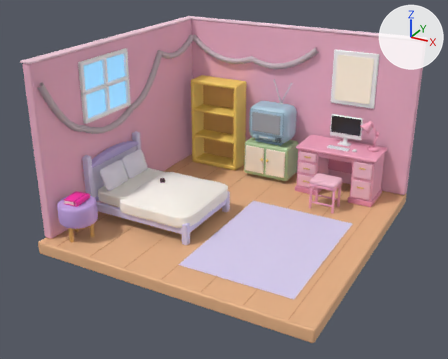
The glTF model web/diorama/girl_room.glb as it was, and as the next commit left it.
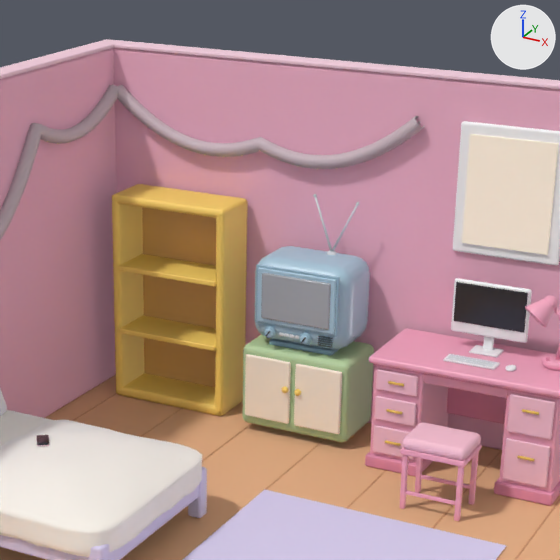
Old and new are each drawn whole from a camera (50 mm lens) standing at (4.05, -7.78, 4.46) and looking at (-0.07, -0.28, 0.71) and again close up on the part from 32% to 84% of the width and 0% to 64% of the height. Every picture has the same lights, and +X, +Y and +Z are marked at upper right. The last two pictures show the newer version. Where no turn or scale is listed for an object, it has been applied to the vertices.

Script lines for the objects in view, before the commit:
```python
ob_fairy_b_b04 = bpy.data.objects.new('fairy_b_B04', me_sphere_035)
ob_fairy_b_b04.location = (0.0, 0.0, 0.0)
ob_fairy_b_b07 = bpy.data.objects.new('fairy_b_B07', me_sphere_038)
ob_fairy_b_b07.location = (0.0, 0.0, 0.0)
ob_fairy_b_b08 = bpy.data.objects.new('fairy_b_B08', me_sphere_039)
ob_fairy_b_b08.location = (0.0, 0.0, 0.0)
ob_fairy_b_b10 = bpy.data.objects.new('fairy_b_B10', me_sphere_041)
ob_fairy_b_b10.location = (0.0, 0.0, 0.0)
ob_fairy_b_b12 = bpy.data.objects.new('fairy_b_B12', me_sphere_043)
ob_fairy_b_b12.location = (0.0, 0.0, 0.0)
ob_fairy_hit_b = bpy.data.objects.new('fairy_hit_B', me_fairy_hit_b)
ob_fairy_hit_b.location = (0.0, 0.0, 0.0)
ob_fairy_wire_b = bpy.data.objects.new('fairy_wire_B', me_fairy_wire_b)
ob_fairy_wire_b.location = (0.0, 0.0, 0.0)
ob_shelf_board1_05 = bpy.data.objects.new('shelf_board1.05', me_cube_044)
ob_shelf_board1_05.location = (0.0, 0.0, 0.0)
# also in view: 'stool_seat' at (1.11, 0.94, 0.47); 'frame_border' at (1.11, 1.99, 1.88); 'wall_L_cap' at (-2.08, 0.08, 2.61); 'drawer-1_0' at (0.64, 1.31, 0.22); 'modesty' at (1.11, 1.88, 0.52)
```
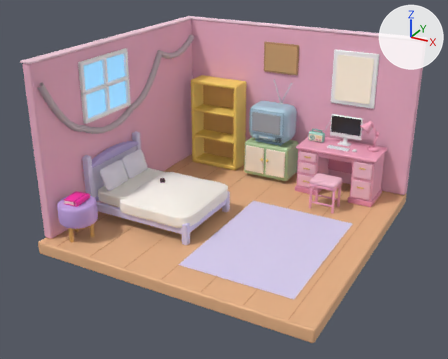
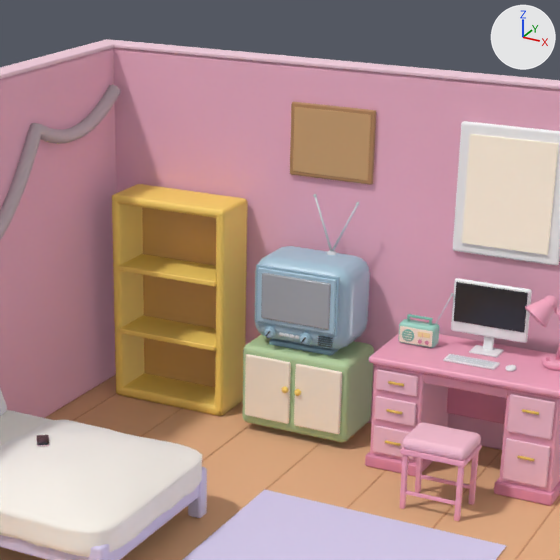
Not visible in the close-ups: 'fairy_b_B04', 'fairy_b_B07', 'fairy_b_B08', 'fairy_b_B10', 'fairy_b_B12', 'fairy_wire_B', 'radio_ant_tip', 'radio_grill0', 'radio_grill1', 'radio_grill2', 'radio_grill3', 'radio_needle'.

Changed parts and their boxes (x1, y1, x2, y2) in the close-ups (560 x 560 px):
'cork_board', added (beige)
    after: (293, 107, 371, 181)
'fairy_hit_B', deleted
    before: (117, 85, 425, 169)
'cork_frame', added (orange)
    after: (290, 102, 376, 185)
'radio_body', added
    after: (398, 319, 440, 348)
'radio_face', added
    after: (399, 326, 433, 347)
'radio_spk', added
    after: (402, 329, 414, 342)
'radio_handle', added
    after: (407, 314, 433, 320)
'radio_dial', added
    after: (418, 332, 430, 338)
'radio_ant', added
    after: (435, 296, 452, 325)
'radio_knob0', added
    after: (418, 339, 422, 344)
'radio_knob1', added
    after: (425, 341, 429, 345)

What changed in the scene script:
```text
Remove ob_fairy_b_b04:
    ob_fairy_b_b04 = bpy.data.objects.new('fairy_b_B04', me_sphere_035)
Remove ob_fairy_b_b07:
    ob_fairy_b_b07 = bpy.data.objects.new('fairy_b_B07', me_sphere_038)
Remove ob_fairy_b_b08:
    ob_fairy_b_b08 = bpy.data.objects.new('fairy_b_B08', me_sphere_039)
Remove ob_fairy_b_b10:
    ob_fairy_b_b10 = bpy.data.objects.new('fairy_b_B10', me_sphere_041)
Remove ob_fairy_b_b12:
    ob_fairy_b_b12 = bpy.data.objects.new('fairy_b_B12', me_sphere_043)
Remove ob_fairy_hit_b:
    ob_fairy_hit_b = bpy.data.objects.new('fairy_hit_B', me_fairy_hit_b)
Remove ob_fairy_wire_b:
    ob_fairy_wire_b = bpy.data.objects.new('fairy_wire_B', me_fairy_wire_b)
Add ob_radio_spk:
    ob_radio_spk = bpy.data.objects.new('radio_spk', me_cylinder_027)  # 280 vertices, 556 faces; spans x -0.045..0.045, y -0.003..0.003, z -0.045..0.045; in mat_m_radio_dk (green #7fc0ae)
    ob_radio_spk.location = (0.585, 1.619, 0.897)
Add ob_radio_needle:
    ob_radio_needle = bpy.data.objects.new('radio_needle', me_cube_094_1)  # a box spanning x 0.6885..0.6915, y 1.614..1.616, z 0.905..0.935; in mat_m_pink (pink #f59fb4)
    ob_radio_needle.location = (0.0, 0.0, 0.0)
Add ob_radio_knob1:
    ob_radio_knob1 = bpy.data.objects.new('radio_knob1', me_cylinder_029)  # 320 vertices, 636 faces; spans x -0.014..0.014, y -0.007..0.007, z -0.014..0.014; in mat_m_deskpink_dk (pink #e58fad)
    ob_radio_knob1.location = (0.725, 1.613, 0.87)
Add ob_radio_knob0:
    ob_radio_knob0 = bpy.data.objects.new('radio_knob0', me_cylinder_028)  # 320 vertices, 636 faces; spans x -0.014..0.014, y -0.007..0.007, z -0.014..0.014; in mat_m_deskpink_dk (pink #e58fad)
    ob_radio_knob0.location = (0.675, 1.613, 0.87)
Add ob_radio_hpost1:
    ob_radio_hpost1 = bpy.data.objects.new('radio_hpost1', me_cube_096)  # 152 vertices, 300 faces; spans x 0.713..0.727, y 1.665..1.695, z 0.98..1.02; in mat_m_radio_dk (green #7fc0ae)
    ob_radio_hpost1.location = (0.0, 0.0, 0.0)
Add ob_radio_hpost_1:
    ob_radio_hpost_1 = bpy.data.objects.new('radio_hpost-1', me_cube_095)  # 152 vertices, 300 faces; spans x 0.553..0.567, y 1.665..1.695, z 0.98..1.02; in mat_m_radio_dk (green #7fc0ae)
    ob_radio_hpost_1.location = (0.0, 0.0, 0.0)
Add ob_radio_handle:
    ob_radio_handle = bpy.data.objects.new('radio_handle', me_cube_097)  # 152 vertices, 300 faces; spans x 0.55..0.73, y 1.665..1.695, z 1.013..1.027; in mat_m_radio_dk (green #7fc0ae)
    ob_radio_handle.location = (0.0, 0.0, 0.0)
Add ob_radio_grill3:
    ob_radio_grill3 = bpy.data.objects.new('radio_grill3', me_cube_092_1)  # 152 vertices, 300 faces; spans x 0.559..0.611, y 1.6135..1.6165, z 0.9215..0.9265; in mat_m_cream_001 (pale yellow #fff1dc)
    ob_radio_grill3.location = (0.0, 0.0, 0.0)
Add ob_radio_grill2:
    ob_radio_grill2 = bpy.data.objects.new('radio_grill2', me_cube_091_1)  # 152 vertices, 300 faces; spans x 0.553..0.617, y 1.6135..1.6165, z 0.9035..0.9085; in mat_m_cream_001 (pale yellow #fff1dc)
    ob_radio_grill2.location = (0.0, 0.0, 0.0)
Add ob_radio_grill1:
    ob_radio_grill1 = bpy.data.objects.new('radio_grill1', me_cube_090_1)  # 152 vertices, 300 faces; spans x 0.553..0.617, y 1.6135..1.6165, z 0.8855..0.8905; in mat_m_cream_001 (pale yellow #fff1dc)
    ob_radio_grill1.location = (0.0, 0.0, 0.0)
Add ob_radio_grill0:
    ob_radio_grill0 = bpy.data.objects.new('radio_grill0', me_cube_089_1)  # 152 vertices, 300 faces; spans x 0.559..0.611, y 1.6135..1.6165, z 0.8675..0.8725; in mat_m_cream_001 (pale yellow #fff1dc)
    ob_radio_grill0.location = (0.0, 0.0, 0.0)
Add ob_radio_face:
    ob_radio_face = bpy.data.objects.new('radio_face', me_cube_088_1)  # 152 vertices, 300 faces; spans x 0.52..0.76, y 1.62..1.626, z 0.84..0.955; in mat_m_cream_002 (pale yellow #fff1dc)
    ob_radio_face.location = (0.0, 0.0, 0.0)
Add ob_radio_dial:
    ob_radio_dial = bpy.data.objects.new('radio_dial', me_cube_093_1)  # 152 vertices, 300 faces; spans x 0.655..0.745, y 1.616..1.62, z 0.9025..0.9375; in mat_m_bulb (beige #ffe9a8)
    ob_radio_dial.location = (0.0, 0.0, 0.0)
Add ob_radio_body:
    ob_radio_body = bpy.data.objects.new('radio_body', me_cube_087_1)  # 152 vertices, 300 faces; spans x 0.505..0.775, y 1.625..1.735, z 0.825..0.98; in mat_m_radio (green #9fd8c8)
    ob_radio_body.location = (0.0, 0.0, 0.0)
Add ob_radio_ant_tip:
    ob_radio_ant_tip = bpy.data.objects.new('radio_ant_tip', me_sphere_038_1)  # a UV sphere (32 segments, 16 rings, poles along z) spanning x 0.831..0.849, y 1.731..1.749, z 1.191..1.209; in mat_m_chrome_005 (light grey #d9dde2)
    ob_radio_ant_tip.location = (0.0, 0.0, 0.0)
Add ob_radio_ant:
    ob_radio_ant = bpy.data.objects.new('radio_ant', me_cylinder_030)  # 48 vertices, 92 faces; spans x -0.049..0.049, y -0.024..0.024, z -0.112..0.112; in mat_m_chrome_004 (light grey #d9dde2)
    ob_radio_ant.location = (0.795, 1.72, 1.09)
Add ob_cork_frame:
    ob_cork_frame = bpy.data.objects.new('cork_frame', me_cube_019_1)  # 152 vertices, 300 faces; spans x -0.32..0.32, y -0.015..0.015, z -0.26..0.26; in mat_m_cork_frame (orange #b98a5e)
    ob_cork_frame.location = (-0.2, 1.985, 2.08)
Add ob_cork_board:
    ob_cork_board = bpy.data.objects.new('cork_board', me_cube_020_1)  # 152 vertices, 300 faces; spans x -0.29..0.29, y -0.019..0.001, z -0.23..0.23; in mat_m_cork (beige #d2a877)
    ob_cork_board.location = (-0.2, 1.985, 2.08)
```
